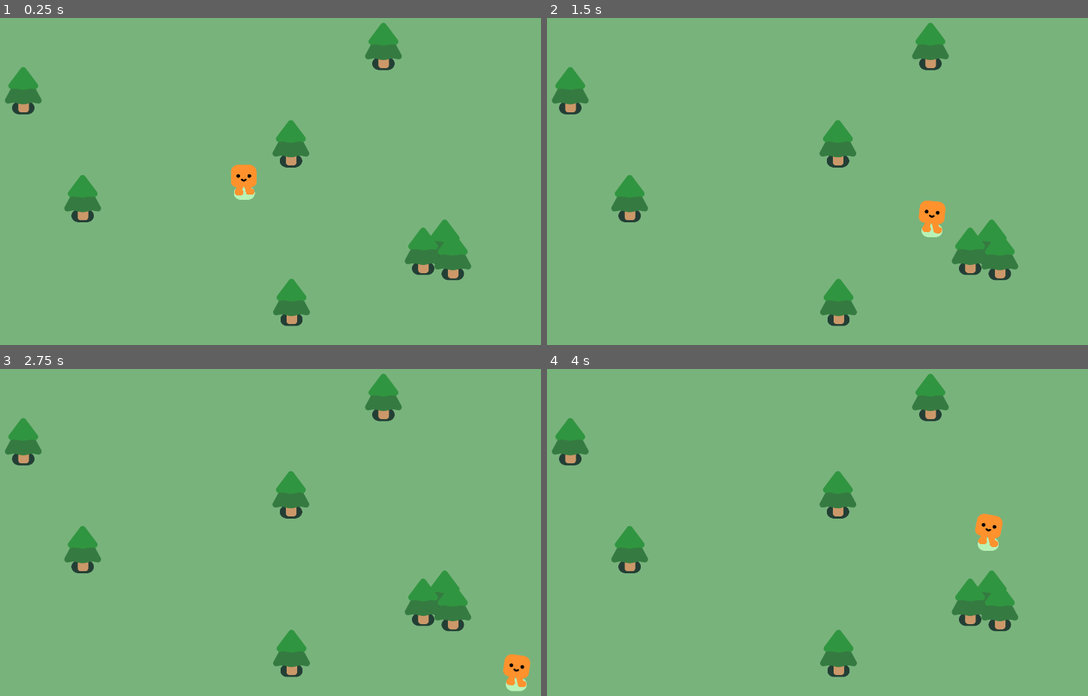
Above: before the commit, frames 1-4 (two rows, left to right).
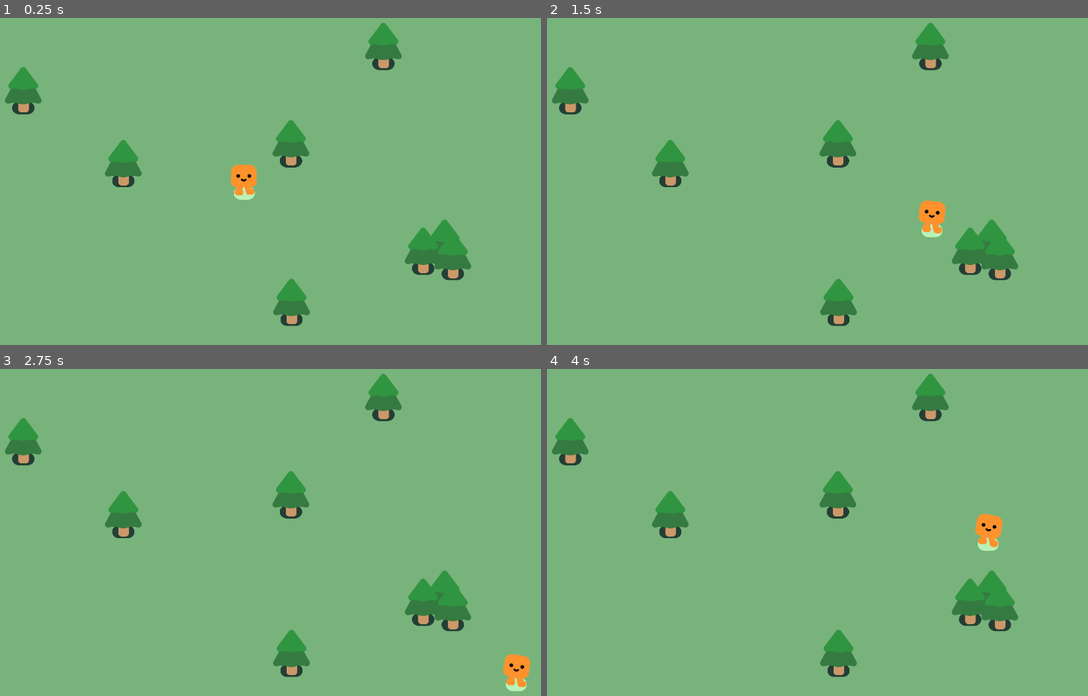
Above: after the commit, the same moments.

Repository: Doronin-git/vampgameGit
Game: Godot game, scene res://game.tscn
The game is run twice, just before and just after one commit, with the same random seed, the same clock (stepped at 60 frames per second) and the same inputs.
Inputs:
- Up to frame 1 (0.25 s): no input
- Up to frame 2 (1.5 s): hold D (move_right) 0.53-1.28 s; hold S (move_down) from 1.28 s (still down)
- Up to frame 3 (2.75 s): release S (move_down) at 2.03 s; hold D (move_right) from 2.03 s (still down)
- Up to frame 4 (4 s): release D (move_right) at 2.78 s; hold W (move_up) 2.78-3.53 s; hold A (move_left) from 3.53 s (still down)

The runs differ from the first frame. In frame 1, 1.2% of the frame differs, in the area x 11-27%, y 37-63%; in frame 2, 1.2%; in frame 3, 1.2%; in frame 4, 1.2%.

Commit message:
AJAJJAJAJAJ MOVED FUCKING TREE

Diff:
--- a/game.tscn
+++ b/game.tscn
@@ -22,7 +22,7 @@
 position = Vector2(1416, 171)
 
 [node name="PineTree3" parent="." instance=ExtResource("2_lgpvb")]
-position = Vector2(454, 659)
+position = Vector2(584, 547)
 
 [node name="PineTree4" parent="." instance=ExtResource("2_lgpvb")]
 position = Vector2(1612, 802)
